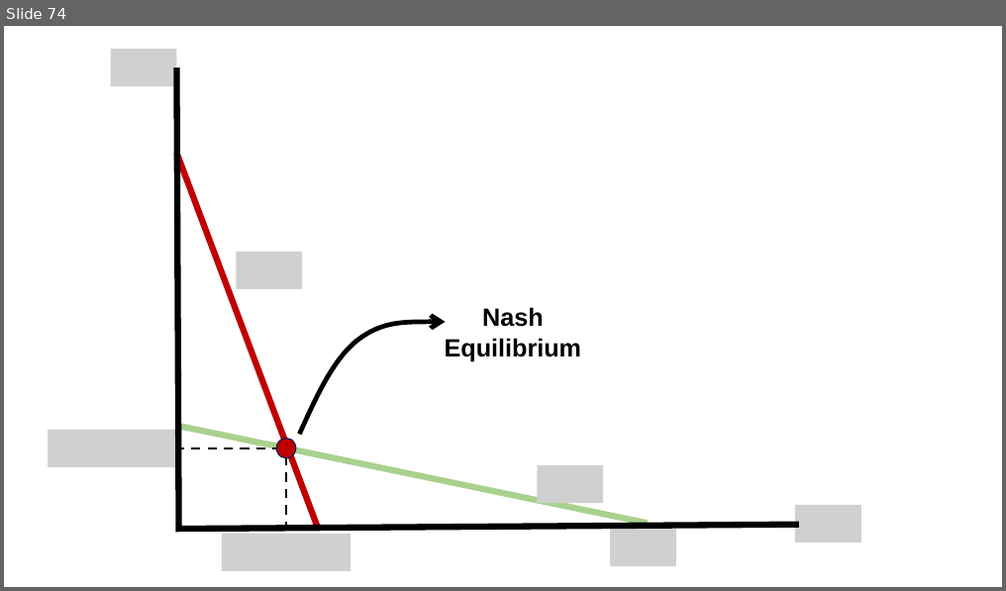
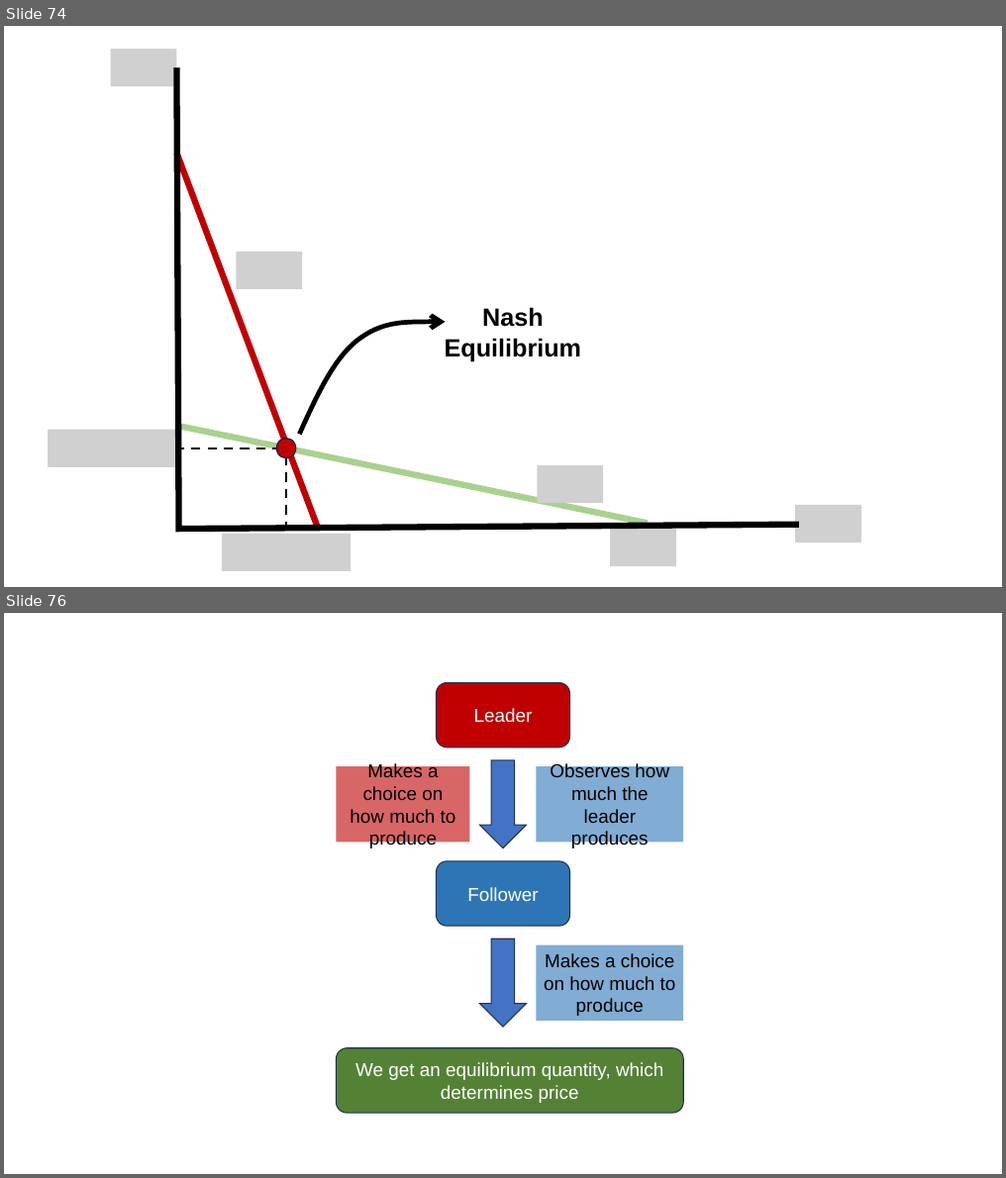
Before and after one commit to jrojas1003/EC-311, a slide deck: Slides/graph-maker.pptx. Shown one above the other, each under a label of ours: slide 74 before the commit, slides 74 and 76 after it; the slides between them are not shown. The pictures are 1006x591 and 1006x1178 pixels, drawn with LibreOffice and Linux fonts; fonts in the diff are those of the drawing; grey boxes stand for pictures. Boxes give left, top, right and bottom in pixels: in the first picture for what was removed or moved away, otherwise in the second. Text is boxed around its words. In the diff, an @@ line names an element or a change of style, - is before the commit and + after.

```diff
--- a/Slides/graph-maker.pptx
+++ b/Slides/graph-maker.pptx
@@ slide 76 added at [4, 613, 1002, 1174], background #FFFFFF at 53% opacity @@
@@ rounded rectangle added at [436, 682, 570, 747], fill #C00000, outline #1E3256 1 pt, 18 pt, text #FFFFFF @@
+Leader
@@ down arrow added at [480, 761, 527, 848], fill #4472C4, outline #1E3256 1 pt @@
@@ rectangle added at [337, 766, 470, 842], fill #C00000 at 60% opacity, 18 pt, text #000000 @@
+Makes a choice on how much to produce
@@ rectangle added at [537, 766, 684, 842], fill #2E75B6 at 60% opacity, 18 pt, text #000000 @@
+Observes how much the leader produces
@@ rounded rectangle added at [436, 861, 570, 926], fill #2E75B6, outline #1E3256 1 pt, 18 pt, text #FFFFFF @@
+Follower
@@ down arrow added at [480, 940, 527, 1027], fill #4472C4, outline #1E3256 1 pt @@
@@ rectangle added at [537, 946, 684, 1021], fill #2E75B6 at 60% opacity, 18 pt, text #000000 @@
+Makes a choice on how much to produce
@@ rounded rectangle added at [337, 1049, 684, 1113], fill #548235, outline #1E3256 1 pt, 18 pt, text #FFFFFF @@
+We get an equilibrium quantity, which determines price
```
Also in this commit, not shown: 2 other slides added.
